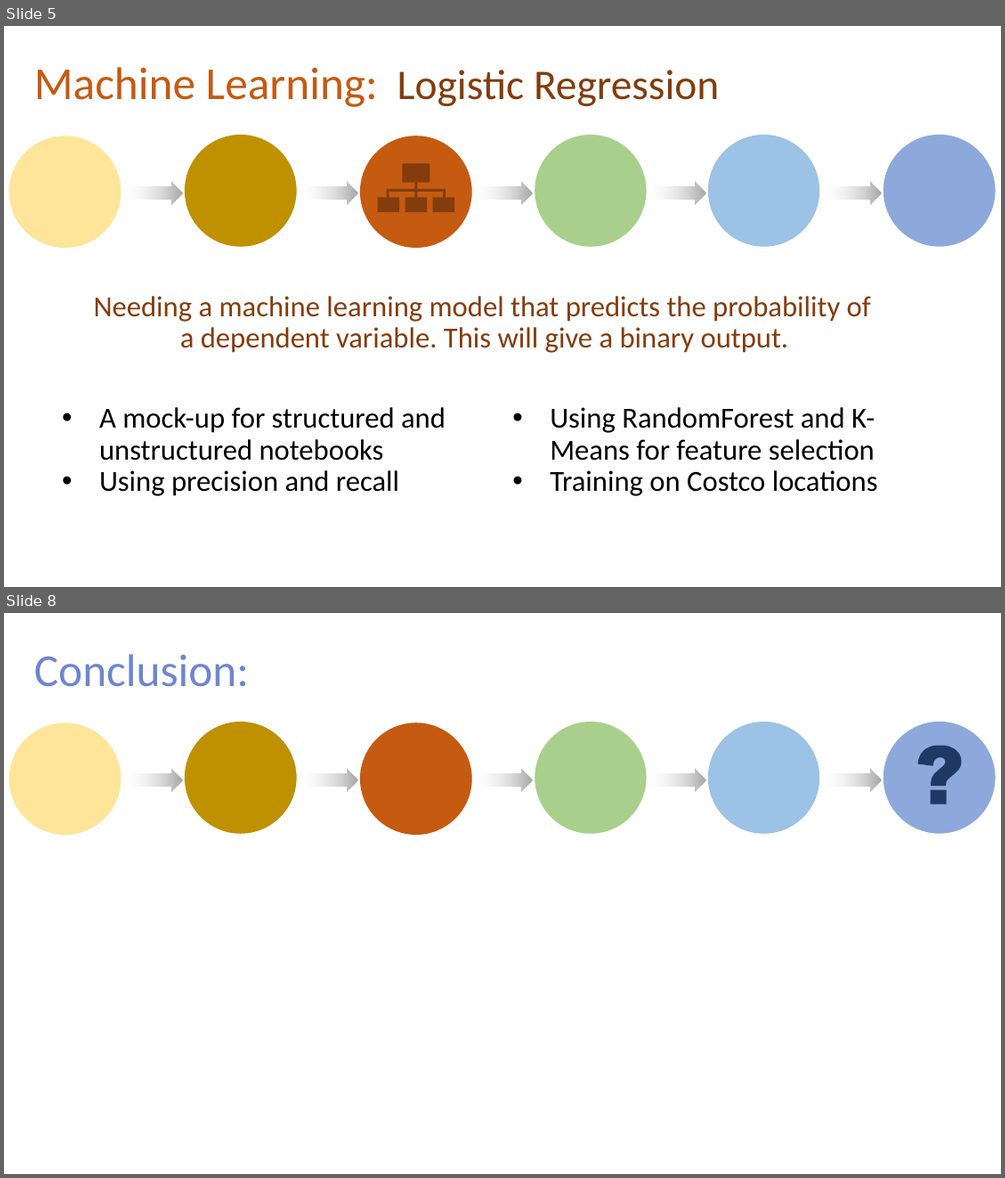
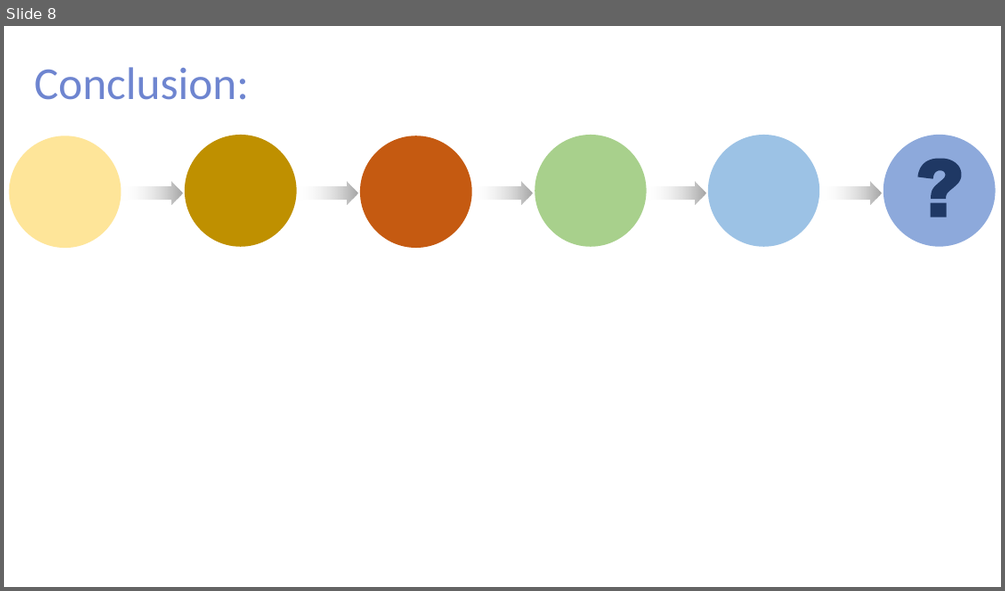
Before and after one commit to JaxWil24/Hearing_Aid_Accessibility, a slide deck: Presentation/FP_Powerpoint.pptx. Shown one above the other, each under a label of ours: slides 5 and 8 before the commit, slide 8 after it; the slides between them are not shown. The pictures are 1005x1178 and 1005x591 pixels, drawn with LibreOffice and Linux fonts; fonts in the diff are those of the drawing. Boxes give left, top, right and bottom in pixels: in the first picture for what was removed or moved away, otherwise in the second. Text is boxed around its words. In the diff, an @@ line names an element or a change of style, - is before the commit and + after.

```diff
--- a/Presentation/FP_Powerpoint.pptx
+++ b/Presentation/FP_Powerpoint.pptx
@@ slide 5 removed at (x1=4, y1=26, x2=1001, y2=587), background #FFFFFF; not listed: 17 template elements that a slide beside it also shows @@
@@ text removed at (x1=34, y1=67, x2=378, y2=107) @@
-Machine Learning:
@@ text removed at (x1=397, y1=70, x2=719, y2=106) @@
-Logistic Regression
@@ freeform shape removed at (x1=378, y1=164, x2=455, y2=212) @@
@@ text removed at (x1=94, y1=296, x2=871, y2=353) @@
-Needing a machine learning model that predicts the probability of a dependent variable. This will give a binary output.
@@ text removed at (x1=99, y1=407, x2=445, y2=496) @@
-• A mock-up for structured and unstructured notebooks
-• Using precision and recall
@@ text removed at (x1=550, y1=407, x2=878, y2=496) @@
-• Using RandomForest and K-Means for feature selection
-• Training on Costco locations
```
Also in this commit, not shown: 4 slides changed, 3 slides added, 2 other slides removed, 35 other files.
